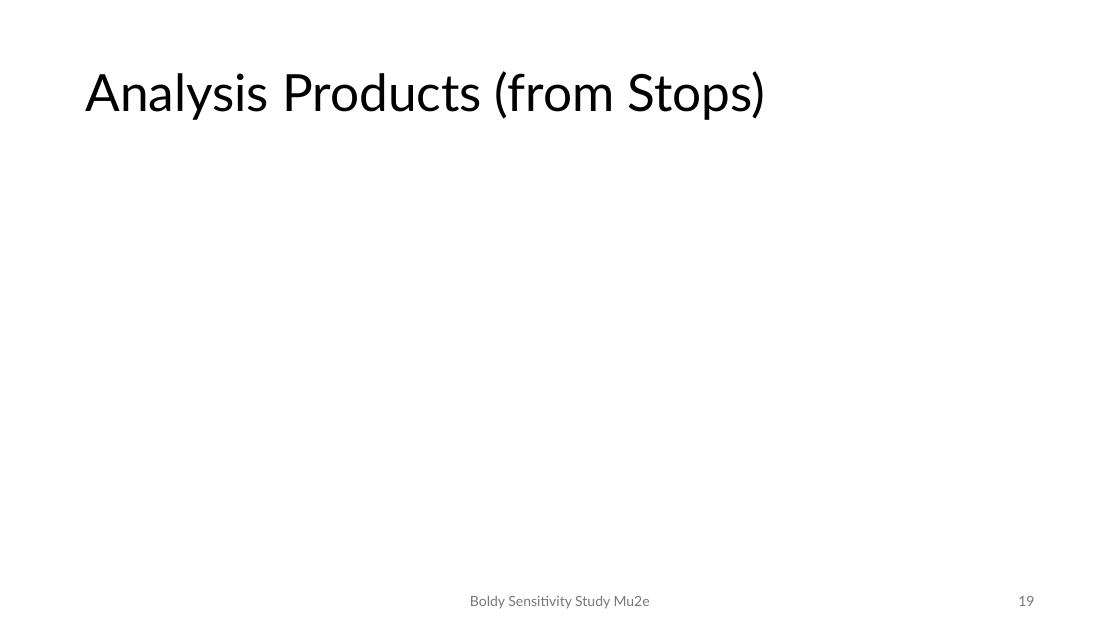
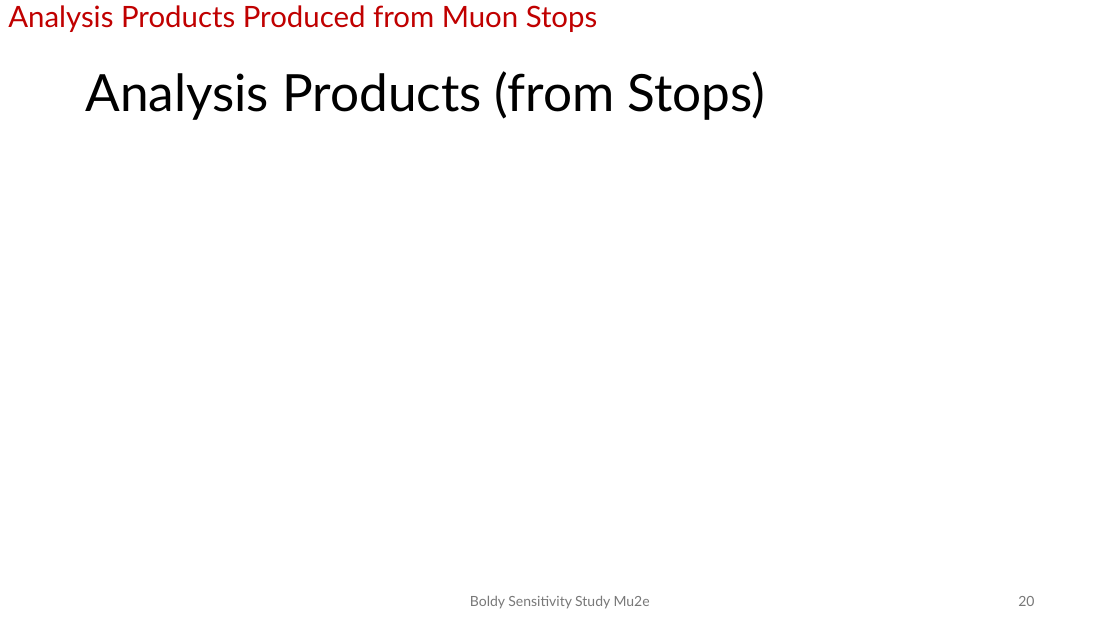
Before and after one commit to andrewboldy/DissertationAndProposalWriting, a slide deck: slide 20 of ProposalWriting/Presentation/BoldyProposalDefense [Autosaved].pptx (slide 19 before the commit). Drawn at 1120x630 pixels with LibreOffice and Linux fonts; fonts in the diff are those of the drawing. Boxes give left, top, right and bottom in pixels: in the first picture for what was removed or moved away, otherwise in the second. Text is boxed around its words. In the diff, an @@ line names an element or a change of style, - is before the commit and + after.

```diff
--- a/ProposalWriting/Presentation/BoldyProposalDefense [Autosaved].pptx
+++ b/ProposalWriting/Presentation/BoldyProposalDefense [Autosaved].pptx
@@ text added at (8,5,598,32), 25.2 pt, text #C00000 @@
+Analysis Products Produced from Muon Stops
@@ page number at (1018,596,1034,606): text changed @@
-19
+20
```
Also in this commit, not shown: 25 other slides changed, 1 slide added.
